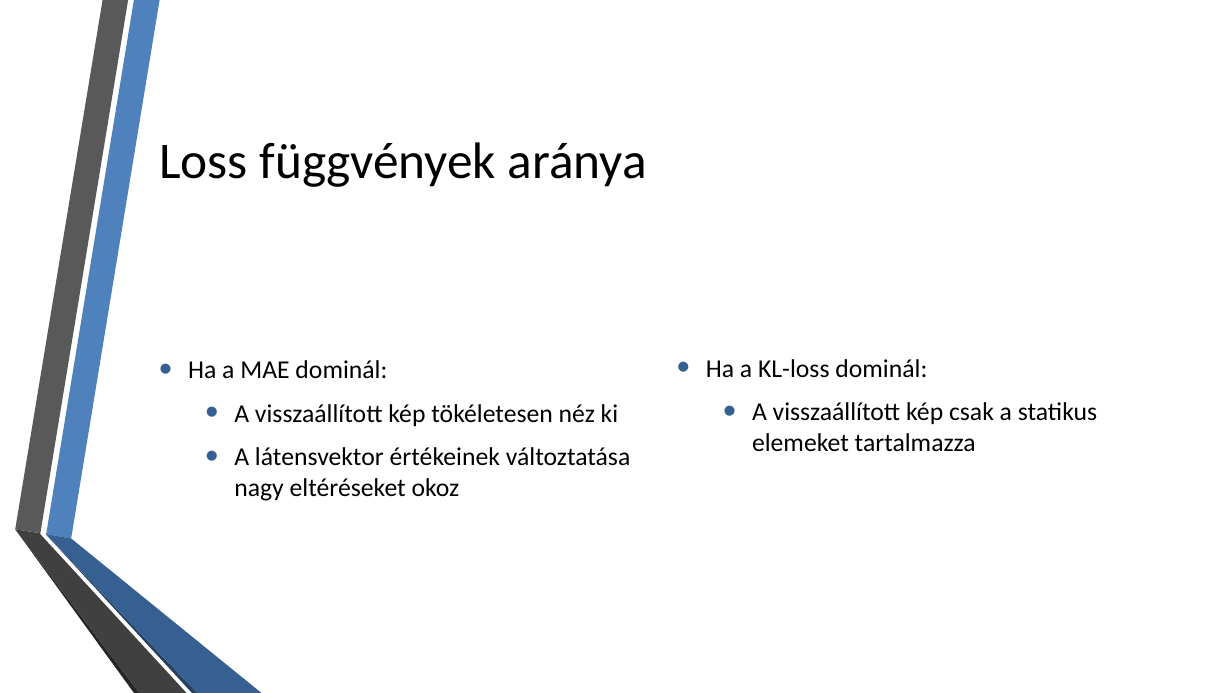
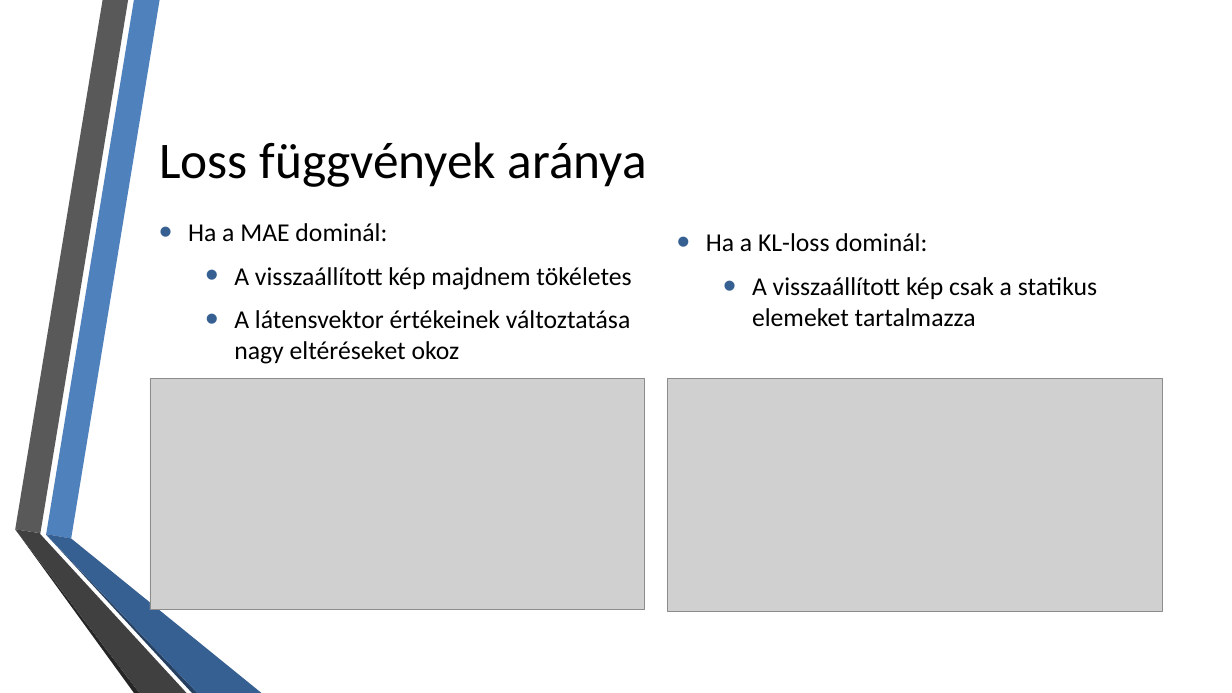
Before and after one commit to ffabi/SemesterProject, a slide deck: slide 5 of Szimpózium0401.pptx. Drawn at 1232x693 pixels with LibreOffice and Linux fonts; fonts in the diff are those of the drawing; grey boxes stand for pictures; background and template pictures are left out. Boxes give left, top, right and bottom in pixels: in the first picture for what was removed or moved away, otherwise in the second. Text is boxed around its words. In the diff, an @@ line names an element or a change of style, - is before the commit and + after.

```diff
--- a/Szimpózium0401.pptx
+++ b/Szimpózium0401.pptx
@@ text "Ha a KL-loss dominál:": place and size @@
-text "Ha a KL-loss dominál:" at bbox=[706, 359, 1097, 452]
+text "Ha a KL-loss dominál:" at bbox=[706, 233, 1097, 327]
@@ text "Ha a MAE dominál:": place and size @@
-text "Ha a MAE dominál:" at bbox=[188, 360, 631, 501]
+text "Ha a MAE dominál:" at bbox=[188, 223, 631, 364]
@@ text at bbox=[234, 267, 631, 290]: text changed @@
-  • A visszaállított kép tökéletesen néz ki
+  • A visszaállított kép majdnem tökéletes
@@ picture added at bbox=[150, 379, 644, 610] @@
@@ picture added at bbox=[668, 379, 1163, 612] @@
```
Also in this commit, not shown: 2 other slides changed, 2 slides added.
